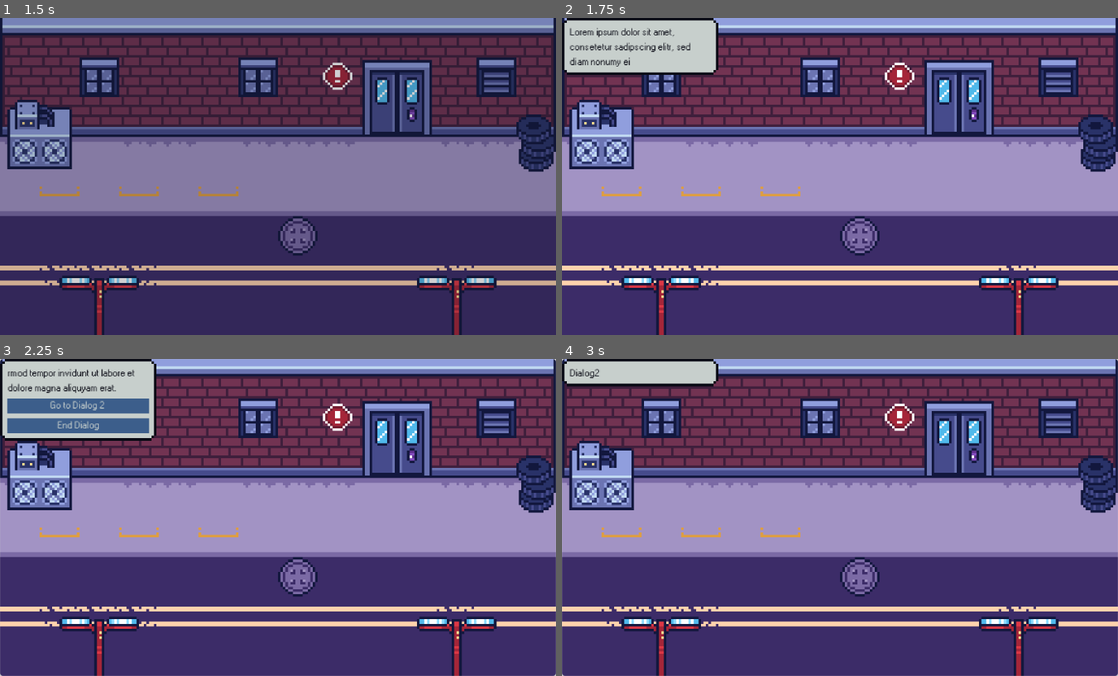
Above: before the commit, frames 1-4 (two rows, left to right).
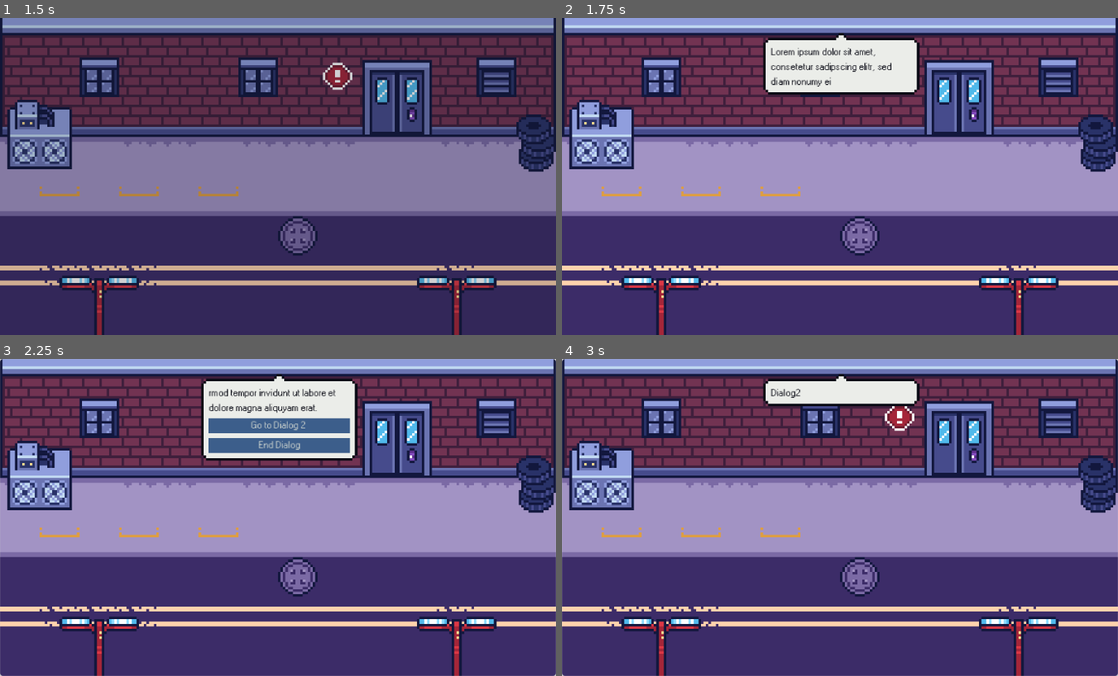
Above: after the commit, the same moments.

Repository: Paraldos/AdventureGame
Game: Godot game, scene res://title_screen/title_screen.tscn
The game is run twice, just before and just after one commit, with the same random seed, the same clock (stepped at 60 frames per second) and the same inputs.
Inputs (mouse positions are in pixels of both pictures, inside the frame that each line leads up to):
- Up to frame 1 (1.5 s): click "Start" at 0.5 s; click (61, 151) at 1.27 s
- Up to frame 2 (1.75 s): no input
- Up to frame 3 (2.25 s): click (61, 492) at 2.02 s
- Up to frame 4 (3 s): click "Go to Dialog 2" at 2.75 s

Frame 1 is identical in both runs. In frame 2, 10% of the frame differs, in the area x 0-65%, y 0-25%; in frame 3, 14%, in the area x 0-65%, y 0-33%; in frame 4, 4.9%.

Commit message:
wip: dialog system

Diff:
--- a/dialog_manager/dialog_bubble.gd
+++ b/dialog_manager/dialog_bubble.gd
@@ -1,8 +1,11 @@
 extends Node2D
 class_name DialogBubble
 
+@onready var panel_container: PanelContainer = %PanelContainer
 @onready var content_container: VBoxContainer = %ContentContainer
 @onready var label: Label = %Label
+@onready var pointer_top: TextureRect = %PointerTop
+@onready var pointer_bottom: TextureRect = %PointerBottom
 var dialog : Dialog
 var text_length = 0
 var max_text_length = 75
@@ -13,6 +16,14 @@
 	SignalManager.background_btn_clicked.connect(_on_background_btn_clicked)
 	text_length = dialog.text.length()
 	_update_text()
+	global_position = Utils.current_location.narrator_dialog_position.global_position
+	if dialog.speaker == Dialog.Speakers.NARRATOR:
+		pointer_bottom.visible = false
+		panel_container.set_anchors_preset(Control.PRESET_CENTER_TOP)
+	else:
+		panel_container.set_anchors_preset(Control.PRESET_CENTER_BOTTOM)
+		pointer_top.visible = false
+		pointer_bottom.visible = false
 
 func _on_background_btn_clicked():
 	_update_text()
--- a/dialog_manager/dialog_bubble.tscn
+++ b/dialog_manager/dialog_bubble.tscn
@@ -1,14 +1,21 @@
-[gd_scene load_steps=3 format=3 uid="uid://b21pqknq7i2xa"]
+[gd_scene load_steps=4 format=3 uid="uid://b21pqknq7i2xa"]
 
 [ext_resource type="Script" uid="uid://blllm38qpqbc3" path="res://dialog_manager/dialog_bubble.gd" id="1_4fcfv"]
 [ext_resource type="Theme" uid="uid://b4e32g31xbiik" path="res://assets/theme/dialog_theme.tres" id="1_7grl3"]
+[ext_resource type="Texture2D" uid="uid://7ovo60wq83uk" path="res://assets/img/ui/dialog_pointer.png" id="3_2gkh8"]
 
 [node name="DialogBubble" type="Node2D"]
 script = ExtResource("1_4fcfv")
 
 [node name="PanelContainer" type="PanelContainer" parent="."]
-offset_right = 63.0
+unique_name_in_owner = true
+anchors_preset = 5
+anchor_left = 0.5
+anchor_right = 0.5
+offset_left = -31.5
+offset_right = 31.5
 offset_bottom = 11.0
+grow_horizontal = 2
 mouse_filter = 2
 theme = ExtResource("1_7grl3")
 
@@ -24,3 +31,31 @@
 layout_mode = 2
 text = "Hallo Bert"
 autowrap_mode = 2
+
+[node name="MarginContainer" type="MarginContainer" parent="PanelContainer"]
+layout_mode = 2
+mouse_filter = 2
+theme_override_constants/margin_top = -10
+theme_override_constants/margin_bottom = -10
+
+[node name="PointerTop" type="TextureRect" parent="PanelContainer/MarginContainer"]
+unique_name_in_owner = true
+layout_mode = 2
+size_flags_vertical = 0
+mouse_filter = 2
+texture = ExtResource("3_2gkh8")
+stretch_mode = 5
+flip_v = true
+
+[node name="MarginContainer2" type="MarginContainer" parent="PanelContainer"]
+layout_mode = 2
+mouse_filter = 2
+theme_override_constants/margin_bottom = -10
+
+[node name="PointerBottom" type="TextureRect" parent="PanelContainer/MarginContainer2"]
+unique_name_in_owner = true
+layout_mode = 2
+size_flags_vertical = 8
+mouse_filter = 2
+texture = ExtResource("3_2gkh8")
+stretch_mode = 5
--- a/dialog_manager/dialog_manager.tscn
+++ b/dialog_manager/dialog_manager.tscn
@@ -21,6 +21,7 @@
 [node name="Dialog1" type="Node" parent="."]
 script = ExtResource("2_cbvse")
 text = "Lorem ipsum dolor sit amet, consetetur sadipscing elitr, sed diam nonumy eirmod tempor invidunt ut labore et dolore magna aliquyam erat."
+speaker = 2
 location = Array[String](["TestArea"])
 options = Array[ExtResource("3_m5bya")]([SubResource("Resource_cbvse"), SubResource("Resource_m5bya")])
 metadata/_custom_type_script = "uid://vqv617lov561"
@@ -29,6 +30,7 @@
 script = ExtResource("2_cbvse")
 text = "Dialog2"
 target_id = "Dialog1"
+speaker = 2
 metadata/_custom_type_script = "uid://vqv617lov561"
 
 [node name="BackgroundBtn" type="Button" parent="."]
--- a/locations/template/location_template.gd
+++ b/locations/template/location_template.gd
@@ -8,6 +8,7 @@
 	%Slot4,
 	%Slot5,
 ]
+@onready var narrator_dialog_position: Marker2D = %NarratorDialogPosition
 
 func _ready():
 	Utils.current_location = self
--- a/locations/template/location_template.tscn
+++ b/locations/template/location_template.tscn
@@ -239,3 +239,7 @@
 unique_name_in_owner = true
 position = Vector2(200, 56)
 index = 5
+
+[node name="NarratorDialogPosition" type="Marker2D" parent="."]
+unique_name_in_owner = true
+position = Vector2(112, 8)
Binary file changed: assets/img/ui/dialog_bubble.aseprite
Binary file changed: assets/img/ui/dialog_bubble.png
Binary file changed: assets/img/ui/dialog_pointer.aseprite
Binary file changed: assets/img/ui/dialog_pointer.png
